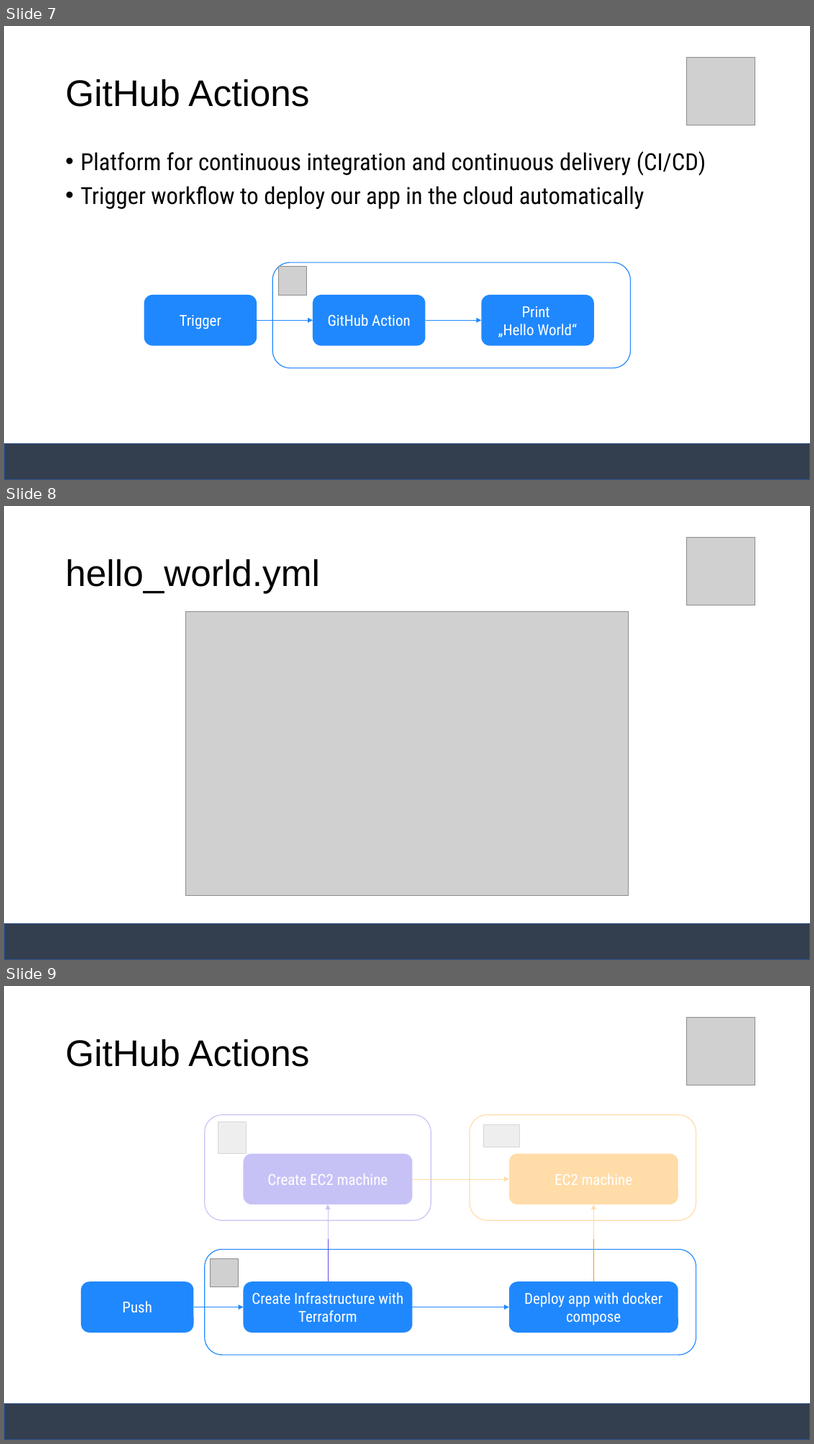
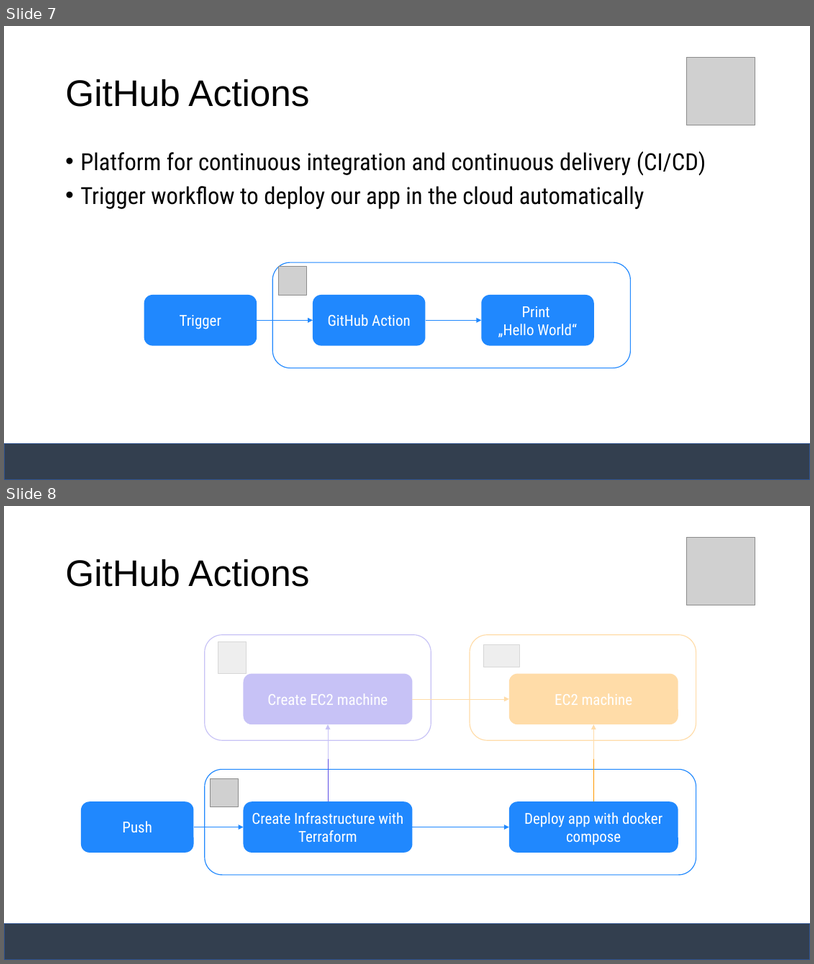
Before and after one commit to janakaras/docker-in-the-cloud, a slide deck: Project Presentation.pptx. Shown one above the other, each under a label of ours: slides 7, 8 and 9 before the commit, slides 7 and 8 after it. The pictures are 814x1444 and 814x964 pixels, drawn with LibreOffice and Linux fonts; fonts in the diff are those of the drawing; grey boxes stand for pictures. Boxes give left, top, right and bottom in pixels: in the first picture for what was removed or moved away, otherwise in the second. Text is boxed around its words. In the diff, an @@ line names an element or a change of style, - is before the commit and + after.

Commit message:
Deleted hello_world.tf

```diff
--- a/Project Presentation.pptx
+++ b/Project Presentation.pptx
@@ slide 8 removed at (x1=4, y1=506, x2=810, y2=960), background #FFFFFF; not listed: 1 template element that a slide beside it also shows @@
@@ picture removed at (x1=687, y1=538, x2=756, y2=605) @@
@@ title removed at (x1=65, y1=559, x2=320, y2=593) @@
-hello_world.yml
@@ picture removed at (x1=186, y1=611, x2=629, y2=895) @@
@@ what was slide 9 is now slide 8 @@
```
